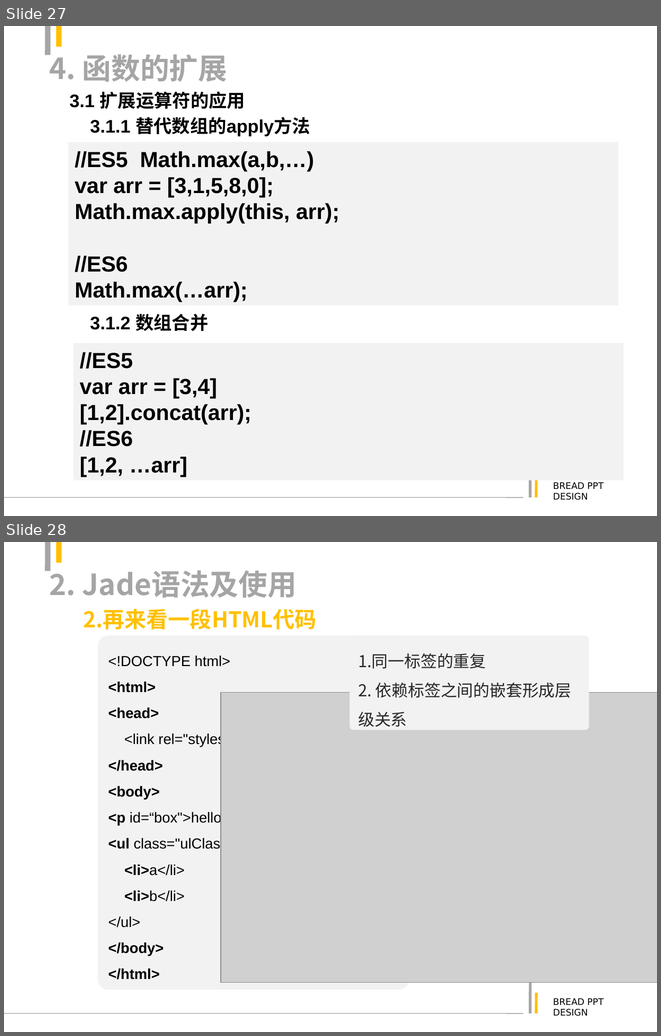
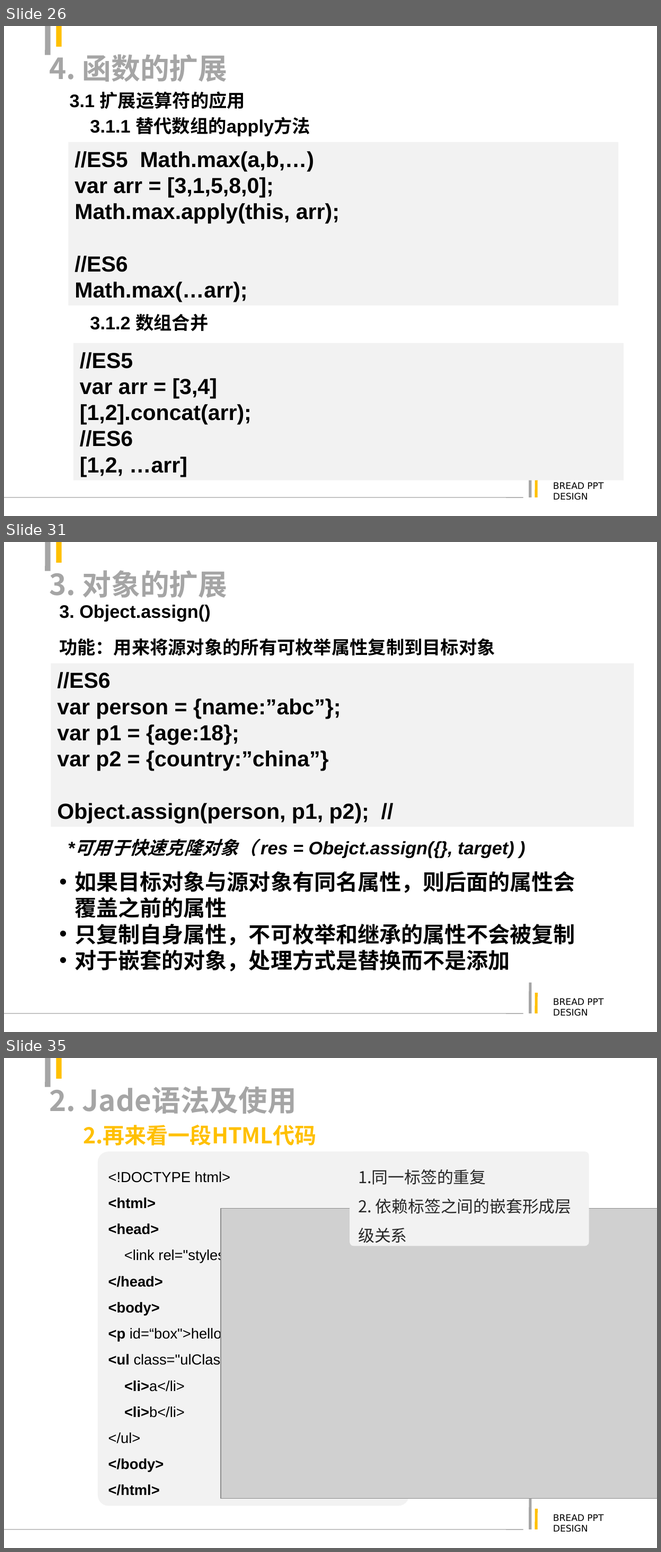
Before and after one commit to justforuse/psae-es6, a slide deck: es6.ppt. Shown one above the other, each under a label of ours: slides 27 and 28 before the commit, slides 26, 31 and 35 after it; the slides between them are not shown. The pictures are 661x1036 and 661x1552 pixels, drawn with LibreOffice and Linux fonts; fonts in the diff are those of the drawing; grey boxes stand for pictures. Boxes give left, top, right and bottom in pixels: in the first picture for what was removed or moved away, otherwise in the second. Text is boxed around its words. In the diff, an @@ line names an element or a change of style, - is before the commit and + after.

```diff
--- a/es6.ppt
+++ b/es6.ppt
@@ slide 31 added at <box>4,542,657,1032</box>, background #FFFFFF; not listed: 6 template elements that a slide beside it also shows @@
@@ title added at <box>49,565,228,598</box>, 32 pt, text #A5A5A5, bold @@
+3. 对象的扩展
@@ text added at <box>59,605,210,622</box>, 20 pt, text #000000, bold @@
+3. Object.assign()
@@ text added at <box>59,638,495,655</box>, 20 pt, text #000000, bold @@
+功能：用来将源对象的所有可枚举属性复制到目标对象
@@ rectangle added at <box>51,663,634,827</box>, fill #F2F2F2, 24 pt, text #000000, bold @@
+//ES6
+var person = {name:”abc”};
+var p1 = {age:18};
+var p2 = {country:”china”}
+Object.assign(person, p1, p2); //
@@ text added at <box>75,839,514,858</box>, 20 pt, text #000000, bold, italic @@
+*可用于快速克隆对象（ res = Obejct.assign({}, target) )
@@ text added at <box>74,871,575,971</box>, 24 pt, text #000000, bold @@
+• 如果目标对象与源对象有同名属性，则后面的属性会覆盖之前的属性
+• 只复制自身属性，不可枚举和继承的属性不会被复制
+• 对于嵌套的对象，处理方式是替换而不是添加
@@ what was slide 27 is now slide 26 @@
@@ what was slide 28 is now slide 35 @@
```
Also in this commit, not shown: 1 slide changed, 6 other slides added, 3 other files.
